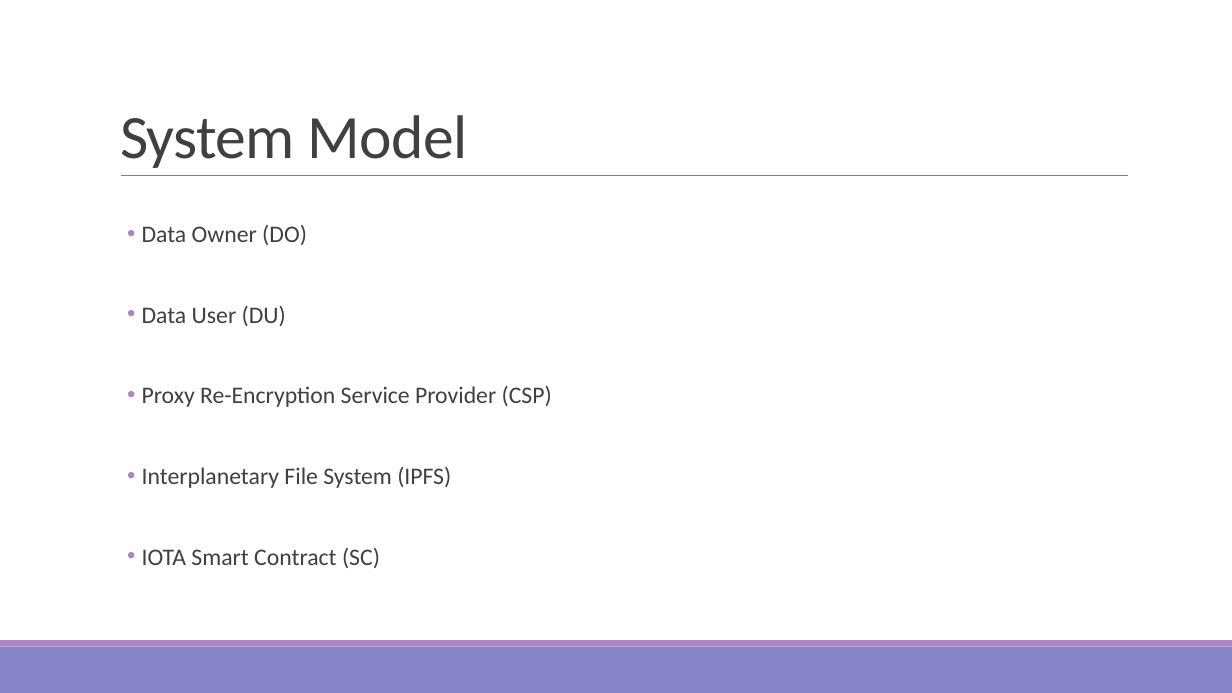
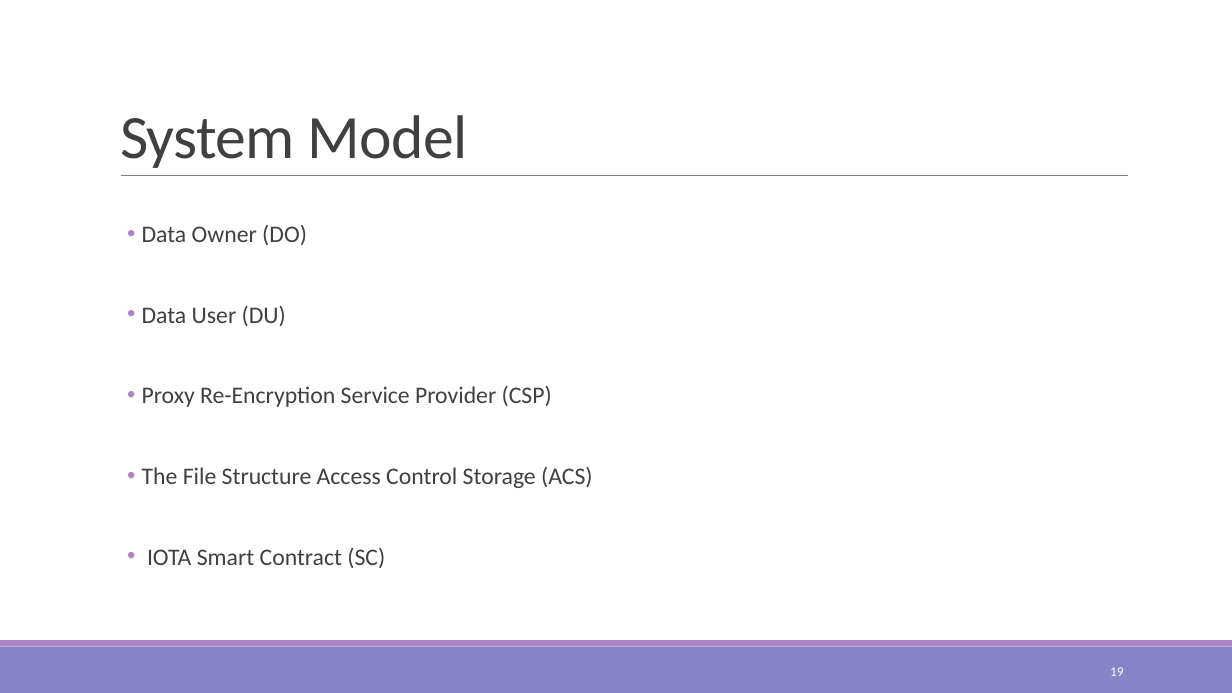
Before and after one commit to kuromasama/Paper, a slide deck: slide 19 of 澤洋碩論PPT.pptx (slide 21 before the commit). Drawn at 1232x693 pixels with LibreOffice and Linux fonts; fonts in the diff are those of the drawing. Boxes give left, top, right and bottom in pixels: in the first picture for what was removed or moved away, otherwise in the second. Text is boxed around its words. In the diff, an @@ line names an element or a change of style, - is before the commit and + after.

```diff
--- a/澤洋碩論PPT.pptx
+++ b/澤洋碩論PPT.pptx
@@ text at box(142, 467, 592, 488): text changed @@
-• Interplanetary File System (IPFS)
+• The File Structure Access Control Storage (ACS)
@@ page number added at box(1110, 667, 1124, 676), 10.5 pt, text #FFFFFF @@
+19
```
Also in this commit, not shown: 59 other slides changed, 9 slides added, 1 slide removed, 29 other files.
